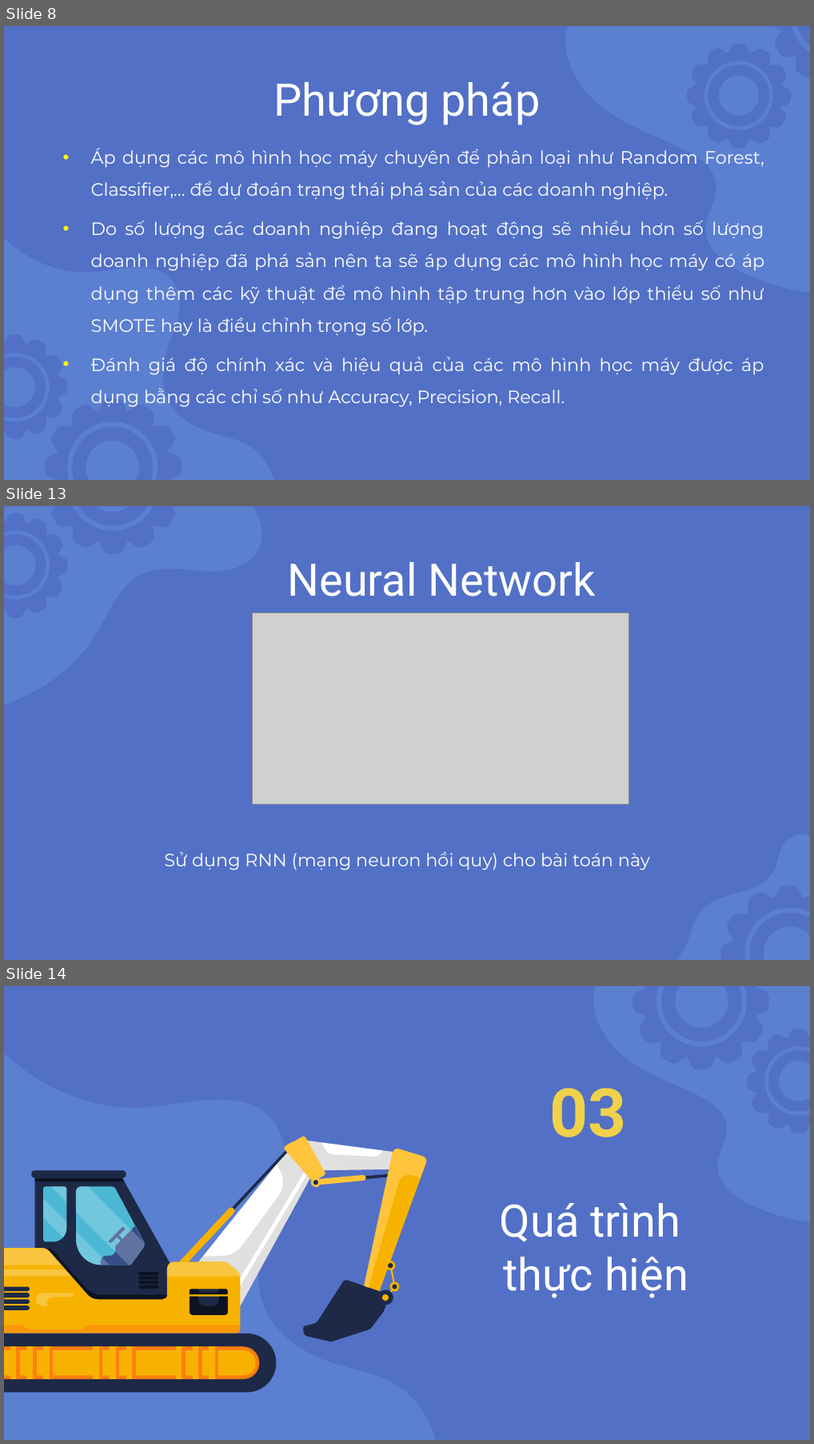
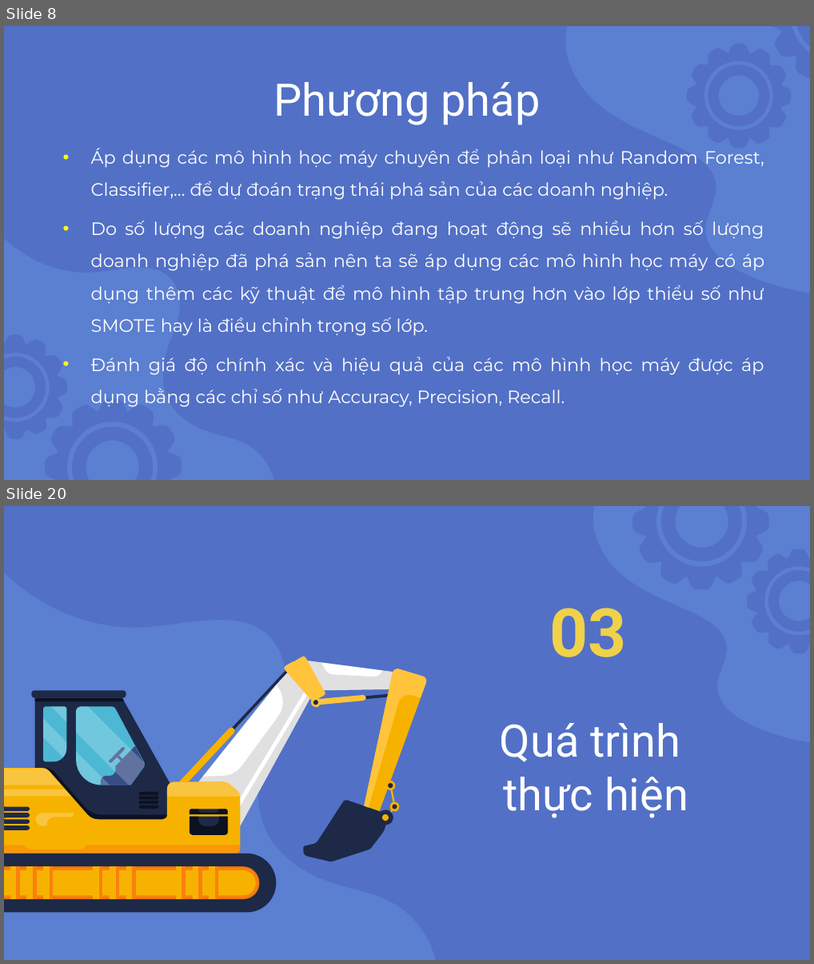
Before and after one commit to nnson0511/ARonML-DM, a slide deck: Slide.pptx. Shown one above the other, each under a label of ours: slides 8, 13 and 14 before the commit, slides 8 and 20 after it; the slides between them are not shown. The pictures are 814x1444 and 814x964 pixels, drawn with LibreOffice and Linux fonts; fonts in the diff are those of the drawing; grey boxes stand for pictures. Boxes give left, top, right and bottom in pixels: in the first picture for what was removed or moved away, otherwise in the second. Text is boxed around its words. In the diff, an @@ line names an element or a change of style, - is before the commit and + after.

```diff
--- a/Slide.pptx
+++ b/Slide.pptx
@@ slide 13 removed at bbox=[4, 506, 810, 960], background #5270C6 @@
@@ freeform shape removed at bbox=[4, 507, 266, 704] @@
@@ group removed at bbox=[4, 506, 182, 617]: 4 freeform shapes @@
@@ title removed at bbox=[287, 562, 596, 596] @@
-Neural Network
@@ picture removed at bbox=[252, 613, 629, 804] @@
@@ freeform shape removed at bbox=[677, 834, 810, 960] @@
@@ text removed at bbox=[164, 852, 650, 870] @@
-Sử dụng RNN (mạng neuron hồi quy) cho bài toán này
@@ freeform shape removed at bbox=[722, 886, 810, 960] @@
@@ freeform shape removed at bbox=[745, 908, 810, 960] @@
@@ what was slide 14 is now slide 20 @@
```
Also in this commit, not shown: 1 slide changed, 10 slides added, 3 other slides removed.
